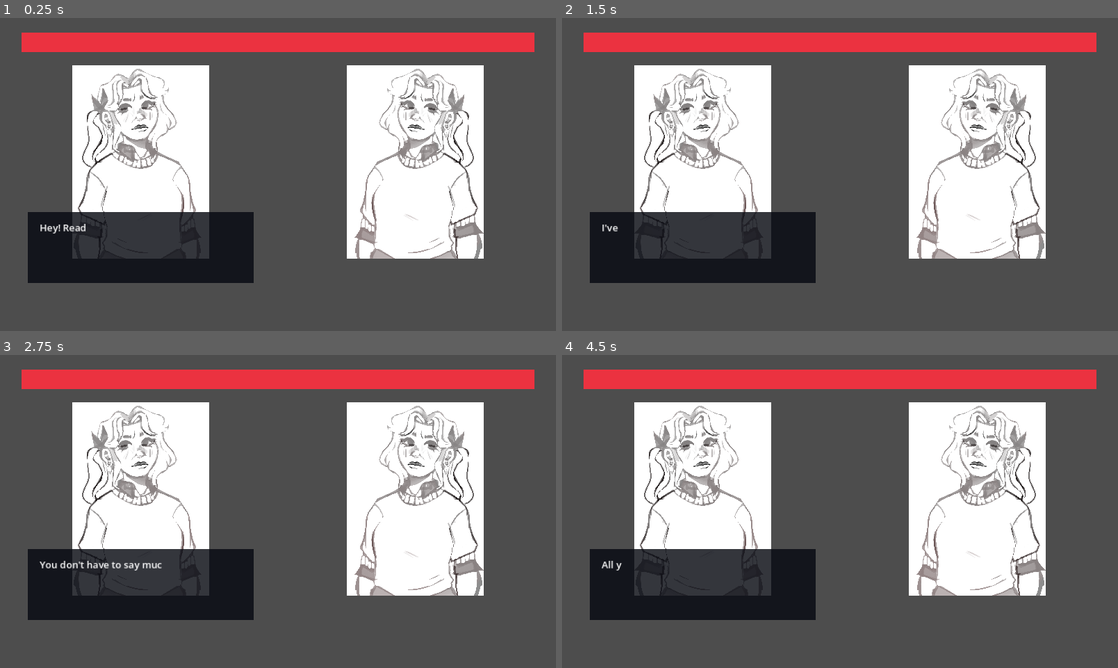
Above: before the commit, frames 1-4 (two rows, left to right).
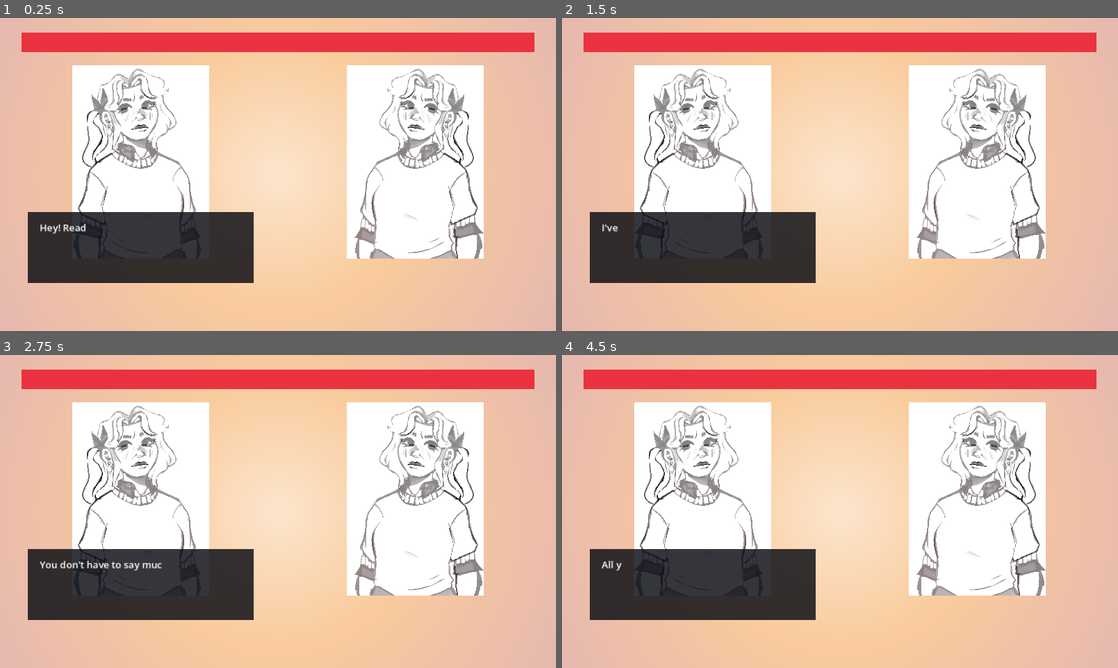
Above: after the commit, the same moments.

Repository: TheBeeseChurger/WhichWitch
Game: Godot game, scene res://Scenes/rhythm_game_screen.tscn
Two runs of this game, one before a commit and one after it. Both use one fixed random seed, a clock stepped at 60 frames per second and the inputs below. Sound files missing from this copy of the repository are replaced by a short silence.
Inputs:
- Up to frame 1 (0.25 s): no input
- Up to frame 2 (1.5 s): tap Space (rhythm_press) at 0.6, 1.35 s; tap Enter at 1.25 s
- Up to frame 3 (2.75 s): tap Space (rhythm_press) at 2, 2.1 s
- Up to frame 4 (4.5 s): tap Enter at 2.75, 4.25 s; tap Space (rhythm_press) at 2.85, 3.5, 3.6, 4.35 s

The runs differ from the first frame. In frame 1, 64% of the frame differs, in the area x 0-100%, y 0-100%; in frame 2, 64%; in frame 3, 64%; in frame 4, 64%.

Commit message:
Implemented backgrounds

Diff:
--- a/Levels/nightcore.tres
+++ b/Levels/nightcore.tres
@@ -1,5 +1,6 @@
-[gd_resource type="Resource" script_class="Level" load_steps=3 format=3 uid="uid://bcj2nxhmla31t"]
+[gd_resource type="Resource" script_class="Level" load_steps=4 format=3 uid="uid://bcj2nxhmla31t"]
 
+[ext_resource type="Texture2D" uid="uid://db2ej6pon4xh5" path="res://Sprites/Lvl 1 Background.png" id="1_ektux"]
 [ext_resource type="Resource" uid="uid://n1sw5uh8ucwk" path="res://DynamicAudio/music-lvl-1.tres" id="1_xclto"]
 [ext_resource type="Script" path="res://Scripts/level.gd" id="1_xd3v5"]
 
@@ -12,3 +13,4 @@
 max_speed_gain = 0.0
 dialogue_name = "nightcore_character"
 dynamic_music = ExtResource("1_xclto")
+background_texture = ExtResource("1_ektux")
--- a/Levels/tutorial.tres
+++ b/Levels/tutorial.tres
@@ -1,7 +1,8 @@
-[gd_resource type="Resource" script_class="Level" load_steps=4 format=3 uid="uid://dvocg8glldoo7"]
+[gd_resource type="Resource" script_class="Level" load_steps=5 format=3 uid="uid://dvocg8glldoo7"]
 
 [ext_resource type="Resource" uid="uid://chghd2hydv51e" path="res://DynamicAudio/tutorial-music.tres" id="1_nugtv"]
 [ext_resource type="Script" path="res://Scripts/level.gd" id="1_omq3d"]
+[ext_resource type="Texture2D" uid="uid://bsd2pjvg1s1my" path="res://Sprites/Tutorial Background V1.png" id="1_rg0r3"]
 [ext_resource type="Resource" uid="uid://bcj2nxhmla31t" path="res://Levels/nightcore.tres" id="2_qvc3k"]
 
 [resource]
@@ -14,3 +15,4 @@
 next_level = ExtResource("2_qvc3k")
 dialogue_name = "tutorial_character"
 dynamic_music = ExtResource("1_nugtv")
+background_texture = ExtResource("1_rg0r3")
--- a/Scenes/rhythm_game_screen.tscn
+++ b/Scenes/rhythm_game_screen.tscn
@@ -1,9 +1,10 @@
-[gd_scene load_steps=26 format=3 uid="uid://cgqldht5h0lp7"]
+[gd_scene load_steps=27 format=3 uid="uid://cgqldht5h0lp7"]
 
 [ext_resource type="Script" path="res://Scripts/rhythm_game_screen.gd" id="1_u1iya"]
 [ext_resource type="Resource" uid="uid://dvocg8glldoo7" path="res://Levels/tutorial.tres" id="2_anosn"]
 [ext_resource type="Texture2D" uid="uid://d2jh7t550a7l8" path="res://Sprites/3.png" id="2_y82fn"]
 [ext_resource type="Texture2D" uid="uid://c6vk2u1huq7b8" path="res://Sprites/GoodArrow.png" id="3_hsgmq"]
+[ext_resource type="Texture2D" uid="uid://bsd2pjvg1s1my" path="res://Sprites/Tutorial Background V1.png" id="3_y23da"]
 [ext_resource type="PackedScene" uid="uid://bdv03821t1fbq" path="res://Scenes/UI/rhythm_note.tscn" id="4_6yd2o"]
 [ext_resource type="Script" path="res://Scripts/rhythm.gd" id="4_gfr0l"]
 [ext_resource type="PackedScene" uid="uid://dcglolmwry002" path="res://Scenes/UI/miss_popup.tscn" id="5_gu8r3"]
@@ -56,6 +57,25 @@
 script = ExtResource("1_u1iya")
 level = ExtResource("2_anosn")
 
+[node name="Background" type="TextureRect" parent="."]
+layout_mode = 1
+anchors_preset = 15
+anchor_right = 1.0
+anchor_bottom = 1.0
+grow_horizontal = 2
+grow_vertical = 2
+texture = ExtResource("3_y23da")
+
+[node name="ColorRect" type="ColorRect" parent="."]
+visible = false
+layout_mode = 1
+anchors_preset = 15
+anchor_right = 1.0
+anchor_bottom = 1.0
+grow_horizontal = 2
+grow_vertical = 2
+color = Color(0.0156863, 0.0156863, 0.0470588, 0.580392)
+
 [node name="HealthMarginContainer" type="MarginContainer" parent="."]
 layout_mode = 1
 anchors_preset = 15
--- a/Scripts/cutscene.gd
+++ b/Scripts/cutscene.gd
@@ -95,11 +95,11 @@
 	rhythm.game_screen.dynamic_music_player.play_next_track()
 	dialogue.load_dialog_from_file()
 	dialogue.current_question_index = -1
+	rhythm.game_screen.background.texture = next_level.background_texture
 	play_intro_cutscene()
 
-
 	get_tree().create_tween().tween_property(rhythm.game_screen.opponent_portrait, "position", base_pos, 1.25)
-	await get_tree().create_tween().tween_property(rhythm.game_screen.dynamic_music_player, "volume_db", -30, 1.5).finished
+	await get_tree().create_tween().tween_property(rhythm.game_screen.dynamic_music_player, "volume_db", 0, 1.5).finished
 	in_level_transition = false
 
 func on_line_finished():
--- a/Scripts/level.gd
+++ b/Scripts/level.gd
@@ -15,3 +15,5 @@
 @export var dialogue_name: String
 
 @export var dynamic_music: DynamicMusic
+
+@export var background_texture: Texture2D
--- a/Scripts/rhythm_game_screen.gd
+++ b/Scripts/rhythm_game_screen.gd
@@ -12,6 +12,8 @@
 @onready var opponent_portrait: TextureRect = $PortraitContainer/OpponentPortrait
 @onready var player_portrait: TextureRect = $PortraitContainer/PlayerPortrait
 
+@onready var background: TextureRect = $Background
+
 
 # Called when the node enters the scene tree for the first time.
 func _ready() -> void:
@@ -19,6 +21,8 @@
 	dynamic_music_player = $DynamicMusicPlayer
 	dynamic_music_player.dynamic_music = level.dynamic_music
 	dynamic_music_player.play_next_track()
+
+	background.texture = level.background_texture
 
 # Called every frame. 'delta' is the elapsed time since the previous frame.
 func _process(delta: float) -> void:
Not shown, added: Sprites/Lvl 1 Background.png.import
Not shown, added: Sprites/Lvl 2 pt 1 Background.png.import
Not shown, added: Sprites/Lvl 2 pt 2 Background.png.import
Not shown, added: Sprites/Tutorial Background V1.png.import
Not shown, added: Sprites/Tutorial Background V2.png.import
